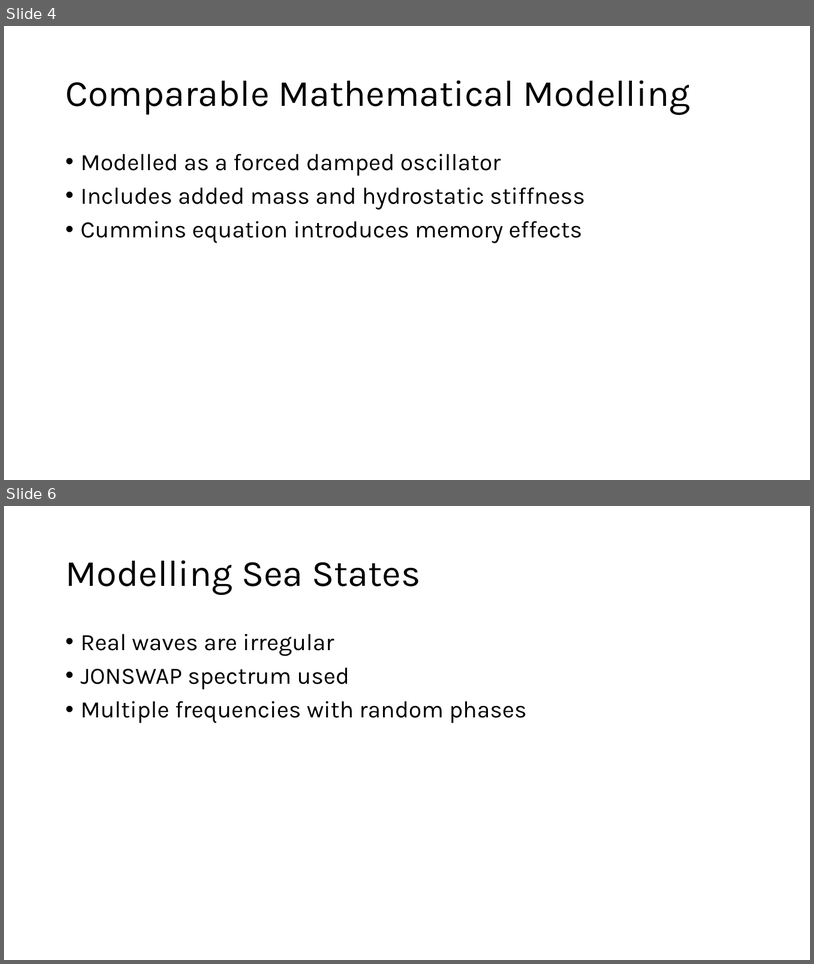
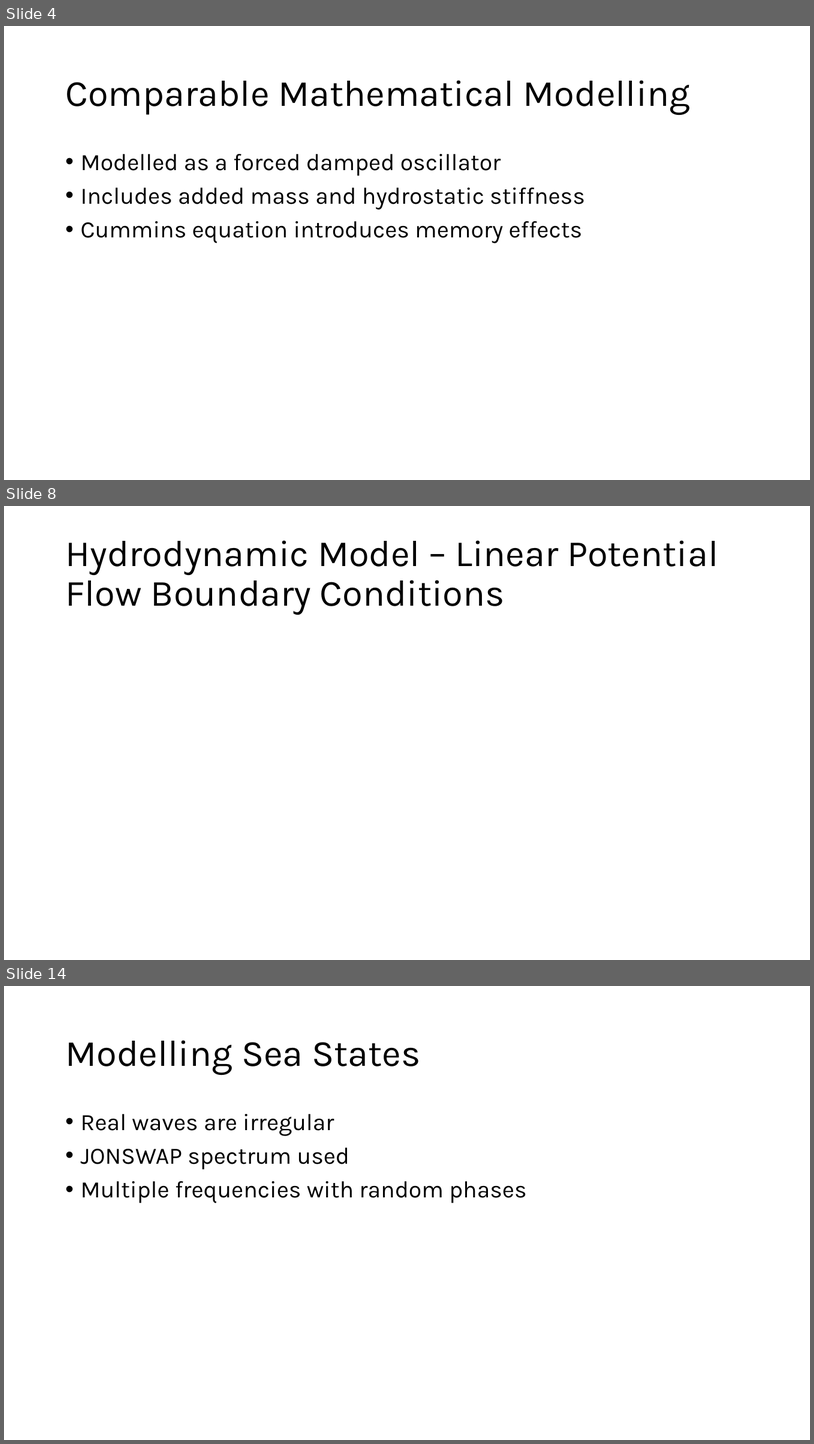
Before and after one commit to lbuckley-jpg/MDM2-Project-2, a slide deck: Presentation/wave_energy_presentation.pptx. Shown one above the other, each under a label of ours: slides 4 and 6 before the commit, slides 4, 8 and 14 after it; the slides between them are not shown. The pictures are 814x964 and 814x1444 pixels, drawn with LibreOffice and Linux fonts; fonts in the diff are those of the drawing; grey boxes stand for pictures. Boxes give left, top, right and bottom in pixels: in the first picture for what was removed or moved away, otherwise in the second. Text is boxed around its words. In the diff, an @@ line names an element or a change of style, - is before the commit and + after.

```diff
--- a/Presentation/wave_energy_presentation.pptx
+++ b/Presentation/wave_energy_presentation.pptx
@@ slide 8 added at [4, 506, 810, 960], background #FFFFFF @@
@@ title added at [65, 540, 719, 615], 44 pt, text #000000 @@
+Hydrodynamic Model – Linear Potential Flow Boundary Conditions
@@ what was slide 6 is now slide 14 @@
```
Also in this commit, not shown: 6 slides changed, 11 other slides added, 1 slide removed, 4 other files.
